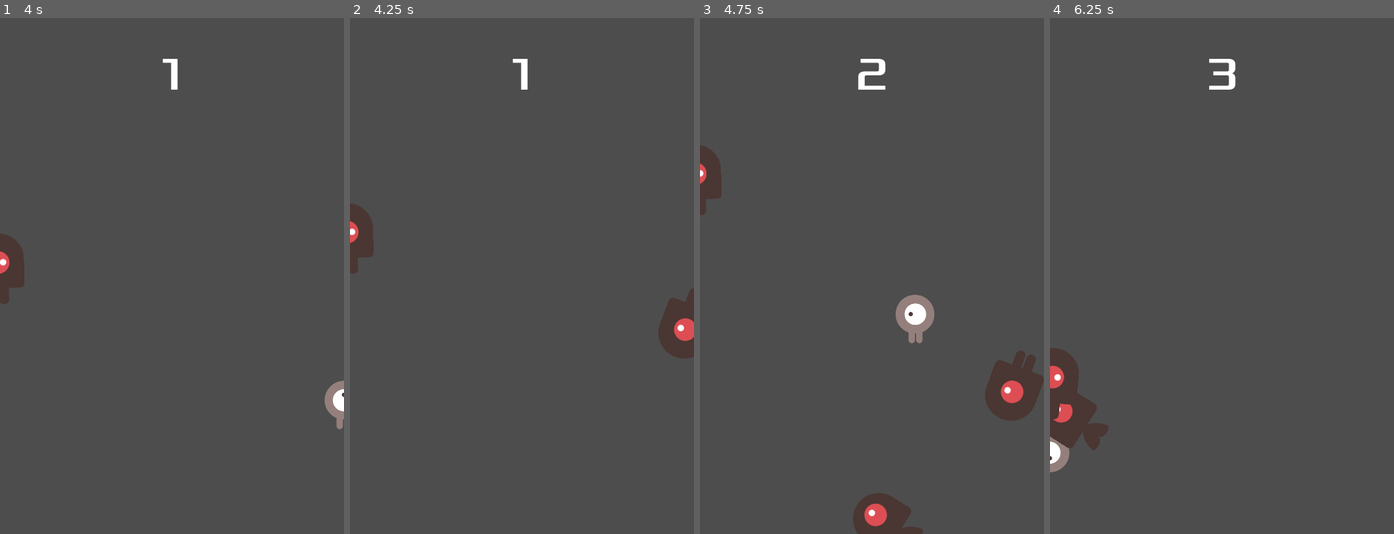
Above: before the commit, frames 1-4 (left to right).
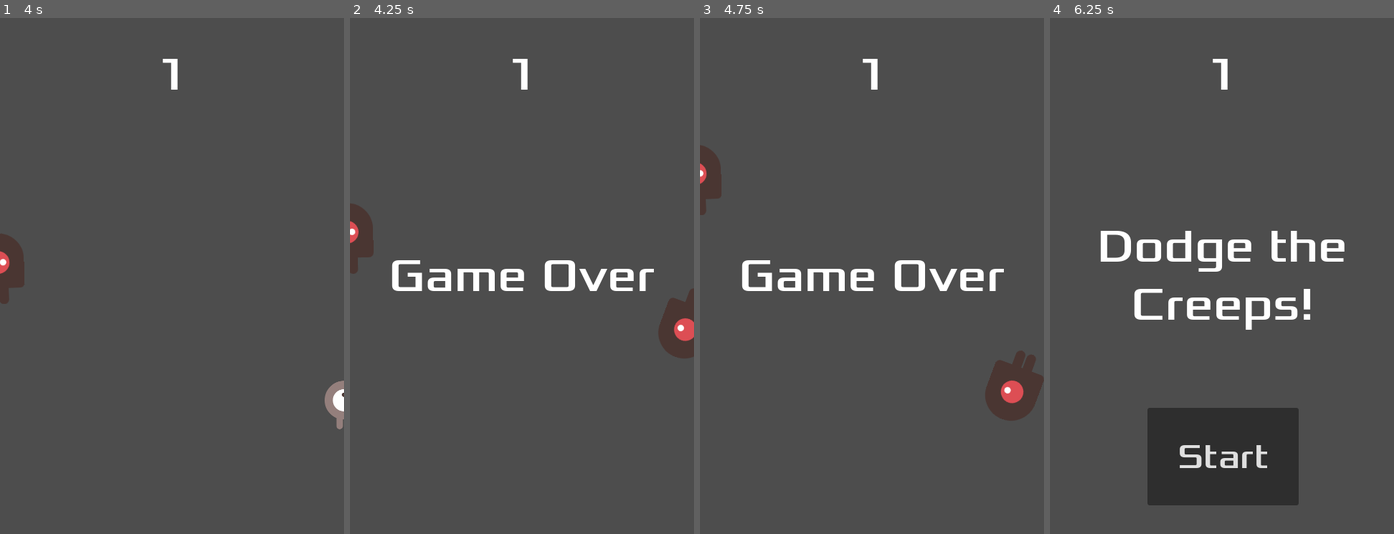
Above: after the commit, the same moments.

Repository: GajaGuerrini/Godot-1st-tutorial
Game: Godot game, scene res://main.tscn
Two runs of this game, one before a commit and one after it. Both use one fixed random seed, a clock stepped at 60 frames per second and the inputs below. The project has no main scene, so this scene is started directly.
Inputs:
- Up to frame 1 (4 s): click "Start" at 0.5 s; tap Enter at 1.25 s; hold Right (ui_right) 1.28-2.03 s; hold Down (ui_down) 2.03-2.78 s; hold Right (ui_right) 2.78-3.53 s; hold Up (ui_up) from 3.53 s (still down)
- Up to frame 2 (4.25 s): keep holding Up (ui_up)
- Up to frame 3 (4.75 s): release Up (ui_up) at 4.28 s; hold Left (ui_left) from 4.28 s (still down)
- Up to frame 4 (6.25 s): release Left (ui_left) at 5.78 s; hold Down (ui_down) from 5.78 s (still down)

Frame 1 is identical in both runs. In frame 2, 1.7% of the frame differs, in the area x 12-89%, y 46-53%; in frame 3, 3.9%; in frame 4, 14%, in the area x 0-86%, y 7-95%.

Commit message:
game is working, core game debugging complete

Diff:
--- a/hud.gd
+++ b/hud.gd
@@ -9,7 +9,7 @@
 
 func game_over():
 	show_msg("Game Over")
-	await($MessagaTimer.timeout)
+	await($MessageTimer.timeout)
 	$StartButton.show()
 	$MessageLabel.text = "Dodge the\nCreeps!"
 	$MessageLabel.show()
--- a/hud.tscn
+++ b/hud.tscn
@@ -61,6 +61,7 @@
 
 [node name="MessageTimer" type="Timer" parent="."]
 wait_time = 2.0
+one_shot = true
 
 [connection signal="pressed" from="StartButton" to="." method="_on_start_button_pressed"]
 [connection signal="timeout" from="MessageTimer" to="." method="_on_message_timer_timeout"]
--- a/player.gd
+++ b/player.gd
@@ -48,10 +48,10 @@
 		$AnimatedSprite2D.flip_h = false
 
 
-#func _on_body_entered(body):
-	#hide()
-	#emit_signal("hit")
-	#call_deferred("set_monitoring", false)
+func _on_body_entered(_body):  #dodala sem underscore
+	hide()
+	emit_signal("hit")
+	call_deferred("set_monitoring", false)
 
 func start(pos):  # starting position of the player
 	position = pos
